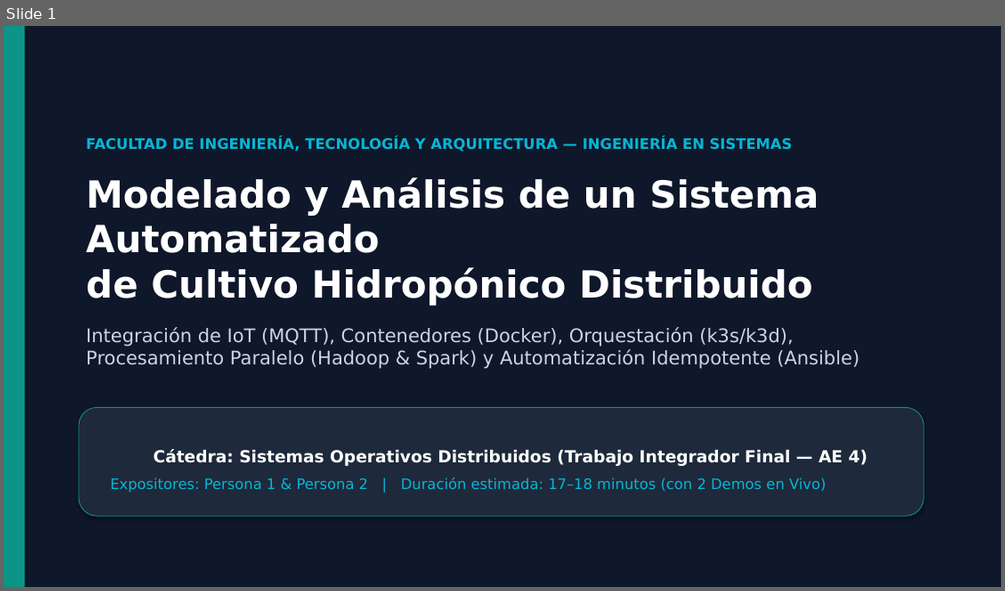
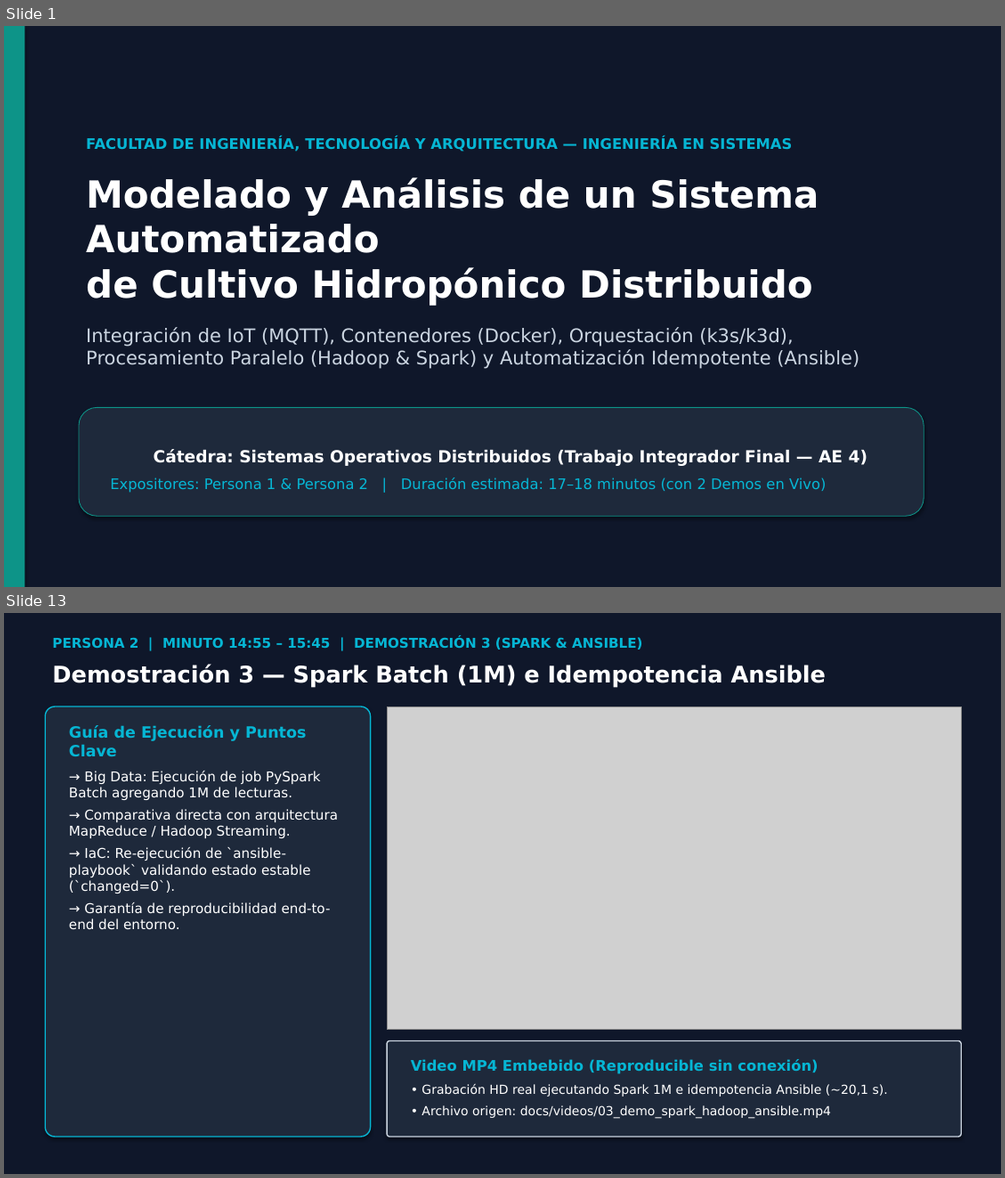
Before and after one commit to MatiasCarlsson/SOD, a slide deck: docs/Presentacion_TIF_SOD_2026.pptx. Shown one above the other, each under a label of ours: slide 1 before the commit, slides 1 and 13 after it; the slides between them are not shown. The pictures are 1005x591 and 1005x1178 pixels, drawn with LibreOffice and Linux fonts; fonts in the diff are those of the drawing; grey boxes stand for pictures. Boxes give left, top, right and bottom in pixels: in the first picture for what was removed or moved away, otherwise in the second. Text is boxed around its words. In the diff, an @@ line names an element or a change of style, - is before the commit and + after.

Commit message:
Embed MP4 demo videos into PPTX presentation

```diff
--- a/docs/Presentacion_TIF_SOD_2026.pptx
+++ b/docs/Presentacion_TIF_SOD_2026.pptx
@@ slide 13 added at (4,613,1001,1174), background #0F172A @@
@@ text added at (52,636,642,649), 13 pt, text #06B6D4, bold @@
+PERSONA 2 | MINUTO 14:55 – 15:45 | DEMOSTRACIÓN 3 (SPARK & ANSIBLE)
@@ text added at (52,665,826,688), 22 pt, text #FFFFFF, bold @@
+Demostración 3 — Spark Batch (1M) e Idempotencia Ansible
@@ rounded rectangle added at (45,706,371,1136), fill #1E293B, outline #06B6D4 1.2 pt @@
@@ picture added at (387,706,961,1030) @@
@@ text added at (69,725,338,930), 13 pt, text #FFFFFF @@
+Guía de Ejecución y Puntos Clave
+→ Big Data: Ejecución de job PySpark Batch agregando 1M de lecturas.
+→ Comparativa directa con arquitectura MapReduce / Hadoop Streaming.
+→ IaC: Re-ejecución de `ansible-playbook` validando estado estable (`changed=0`).
+→ Garantía de reproducibilidad end-to-end del entorno.
@@ rounded rectangle added at (387,1041,961,1136), fill #1E293B, outline #CBD5E1 1.2 pt @@
@@ text added at (411,1059,888,1119), 12 pt, text #FFFFFF @@
+Video MP4 Embebido (Reproducible sin conexión)
+• Grabación HD real ejecutando Spark 1M e idempotencia Ansible (~20,1 s).
+• Archivo origen: docs/videos/03_demo_spark_hadoop_ansible.mp4
```
Also in this commit, not shown: 12 slides changed, 2 other slides added, 2 slides removed, 2 other files.
